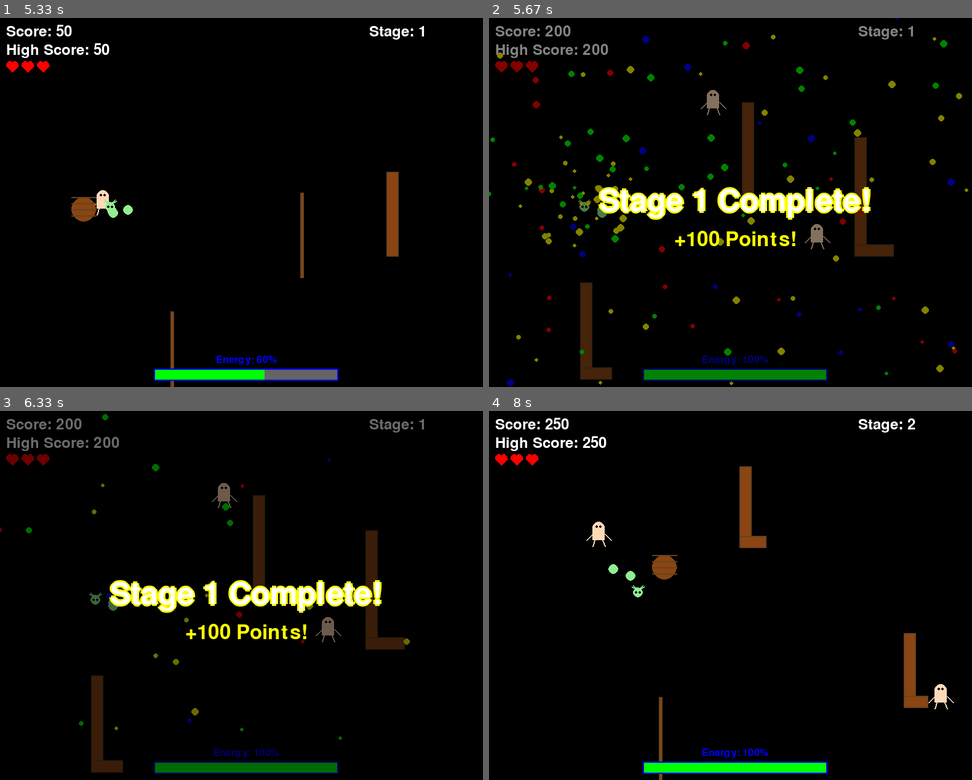
Above: before the commit, frames 1-4 (two rows, left to right).
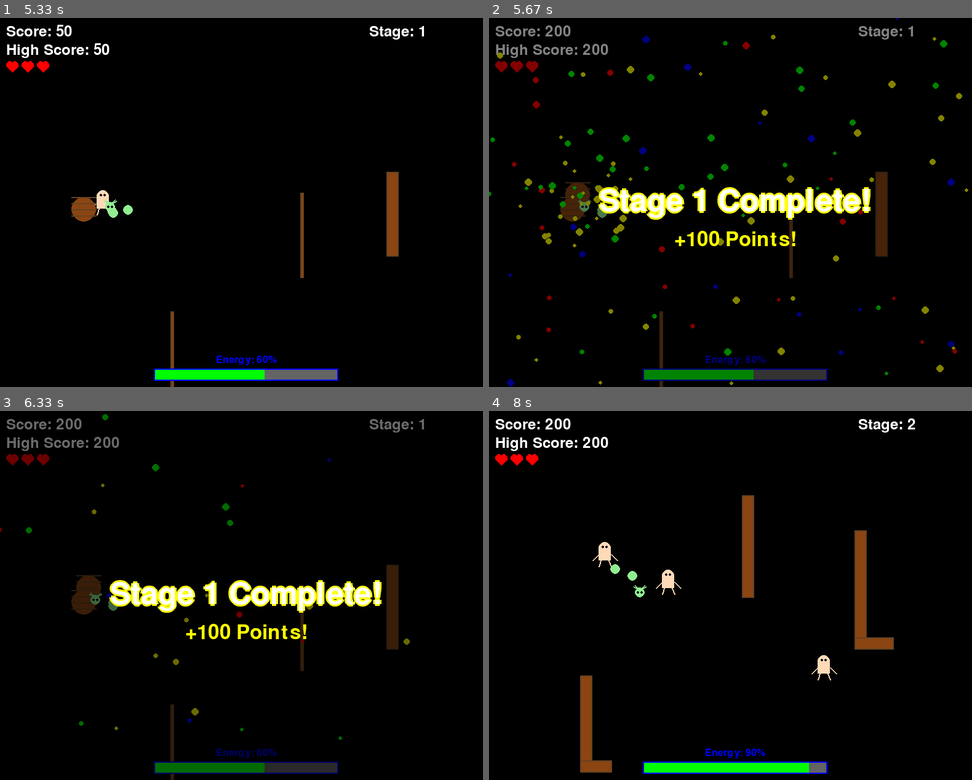
Above: after the commit, the same moments.

Repository: amitbatikoff/caterpillar-world-saver
Game: pygame game, started from caterpillar_web/main.py
The game is run twice, just before and just after one commit, with the same random seed, the same clock (stepped at 60 frames per second) and the same inputs.
Inputs (mouse positions are in pixels of both pictures, inside the frame that each line leads up to):
- Up to frame 1 (5.33 s): hold Left 0.33-0.87 s; move the mouse to (236, 246) at 0.37 s; hold Down 0.9-1.2 s; hold Left 1.23-1.63 s; hold Up 1.67-2.03 s; hold Right 2.07-2.7 s; hold Down 2.73-3.1 s; hold Left 3.13-3.6 s; hold Right 3.63-4.1 s; hold Up 4.13-4.43 s; hold Right 4.47-4.93 s; hold Left from 4.97 s (still down)
- Up to frame 2 (5.67 s): release Left at 5.5 s; click (860, 65) at 5.58 s
- Up to frame 3 (6.33 s): hold Left from 6.2 s (still down)
- Up to frame 4 (8 s): release Left at 6.6 s; hold Up 6.63-7 s; hold Right 7.03-7.67 s; hold Down from 7.7 s (still down)

Frame 1 is identical in both runs. In frame 2, 4.2% of the frame differs, in the area x 14-84%, y 19-100%; in frame 3, 4.3%; in frame 4, 4.8%, in the area x 13-97%, y 1-100%.

Commit message:
Fixed stage transition issues: removed duplicate timer code and properly reset victory sound flag

Diff:
--- a/caterpillar_web/main.py
+++ b/caterpillar_web/main.py
@@ -708,8 +708,8 @@
         self.generate_walls()
         self.spawn_enemies()
         self.player.energy = self.player.max_energy
-
         self.player.speed = self.player.base_speed + (self.stage * 0.2)
+        self.victory_sound_played = False  # Reset the victory sound flag
 
     def create_celebration_particles(self):
         for _ in range(100):
@@ -1004,15 +1004,6 @@
 
                 game.handle_collisions()
 
-                if game.celebrating:
-                    game.celebration_timer -= 1
-                    if game.celebration_timer <= 0:
-                        game.celebrating = False
-                        if game.victory_sound and not game.victory_sound_played:
-                            game.victory_sound.play()
-                            game.victory_sound_played = True
-                    game.reset_stage()
-
         game.screen.blit(game.background, (0, 0))
 
         for wall in game.walls:
